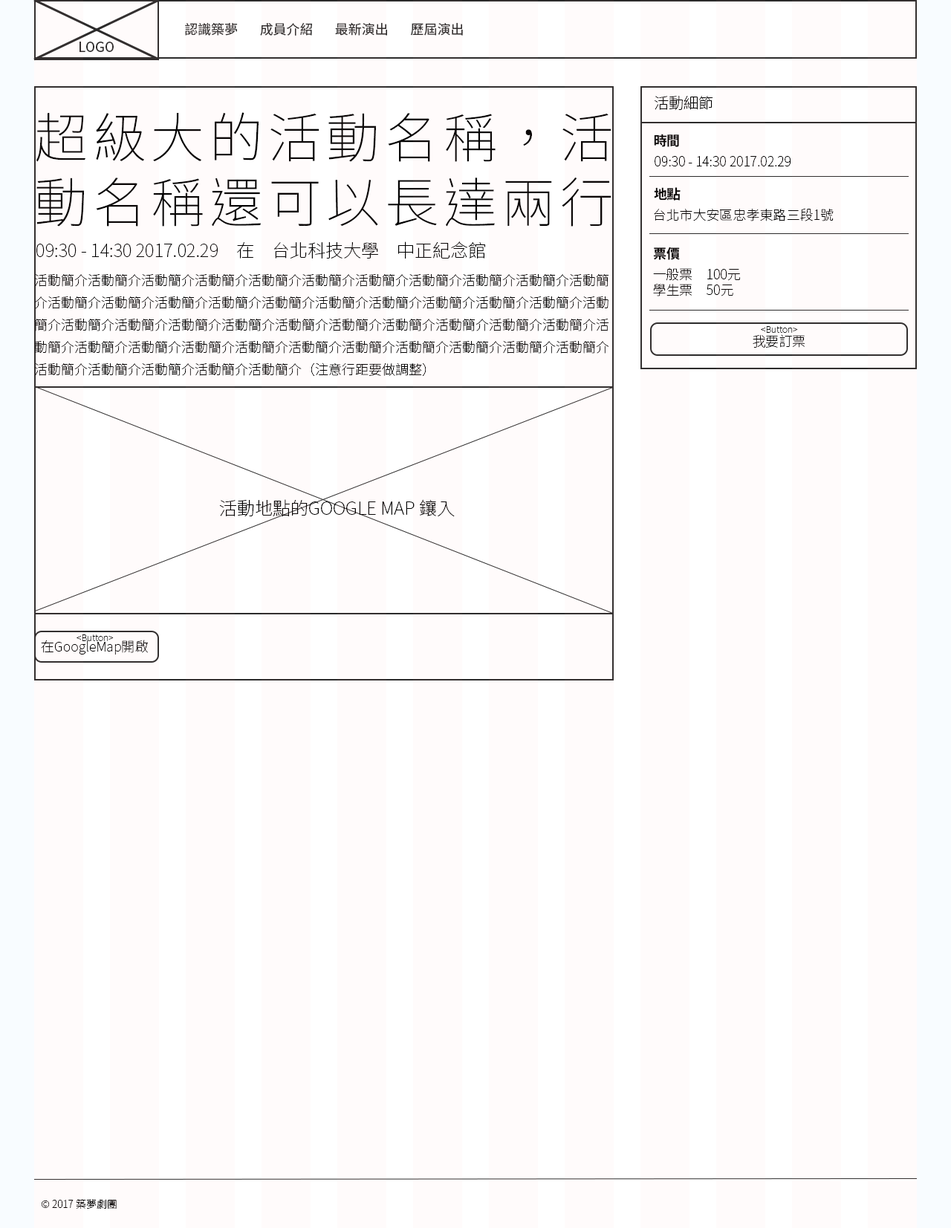
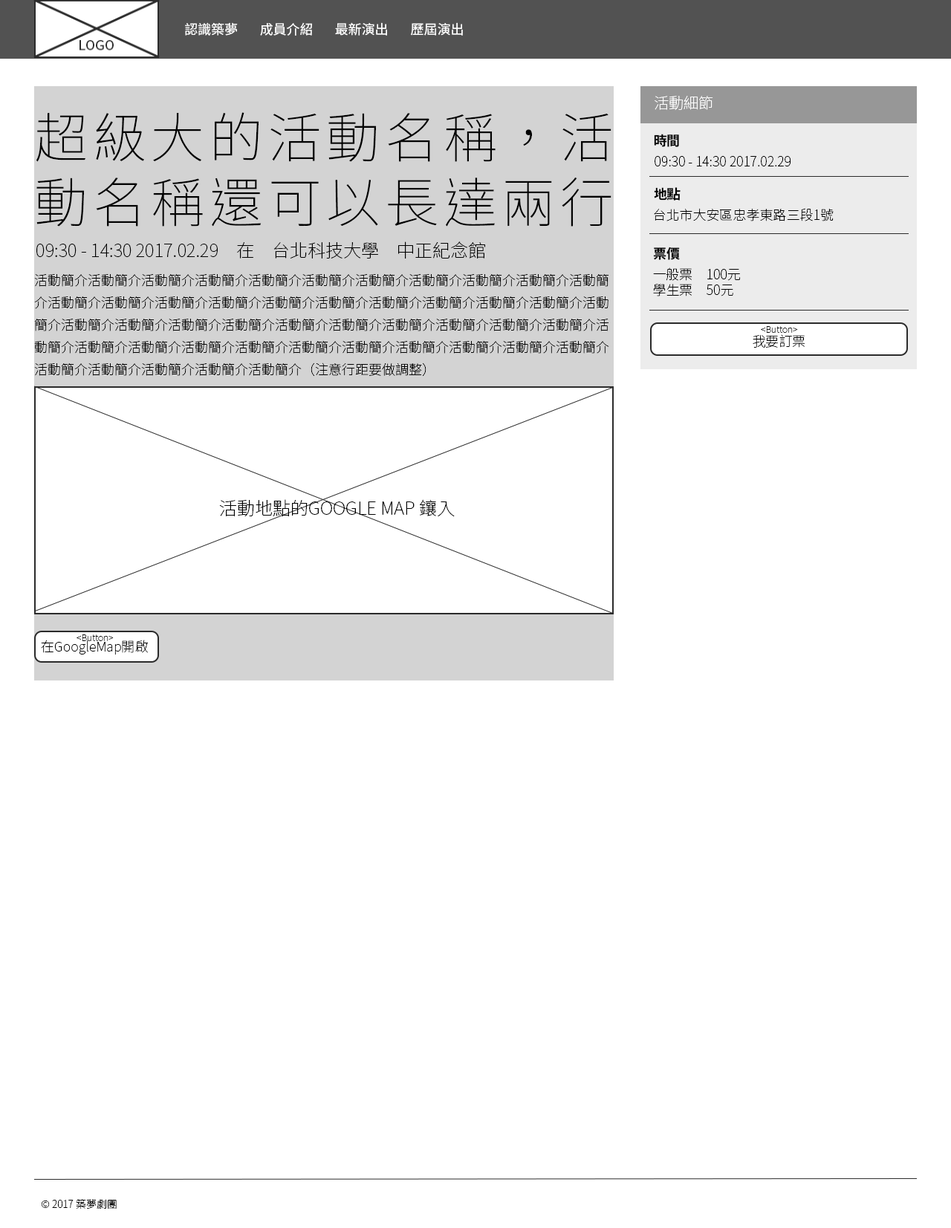
Layers edited between the first and the second 951x1228 image:
hid group "Grid System" (2 layers) over [0, 0, 951, 1228]
painted on "活動細節(20pt Light)" over [654, 95, 714, 110]
painted on "Box(真實存在)" (1st of 2, in "Event Details") over [640, 86, 917, 124]
painted on "Box(真實存在)" (2nd of 2, in "Event Details") over [640, 86, 917, 370]
painted on "Base Block" over [34, 86, 614, 681]
moved "LOGO" above "最新演出", painted on it over [33, 0, 160, 61]
painted on "最新演出" over [335, 22, 388, 36]
painted on "歷屆演出" over [410, 22, 463, 36]
painted on "成員介紹" over [260, 22, 313, 36]
painted on "認識築夢" over [184, 22, 238, 36]
painted on "1188px * 80px NAV / 實際上不會有框線" over [0, 0, 951, 59]
